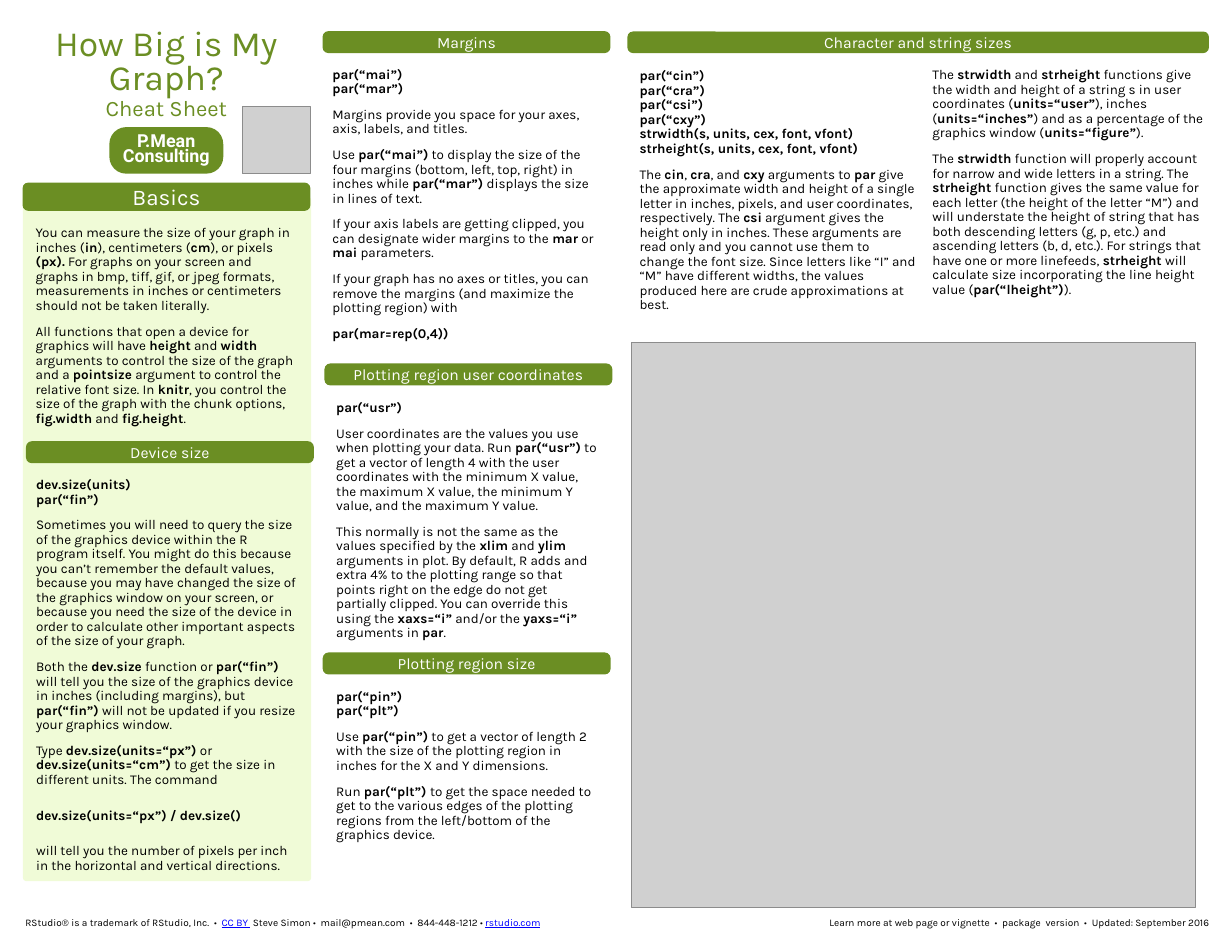
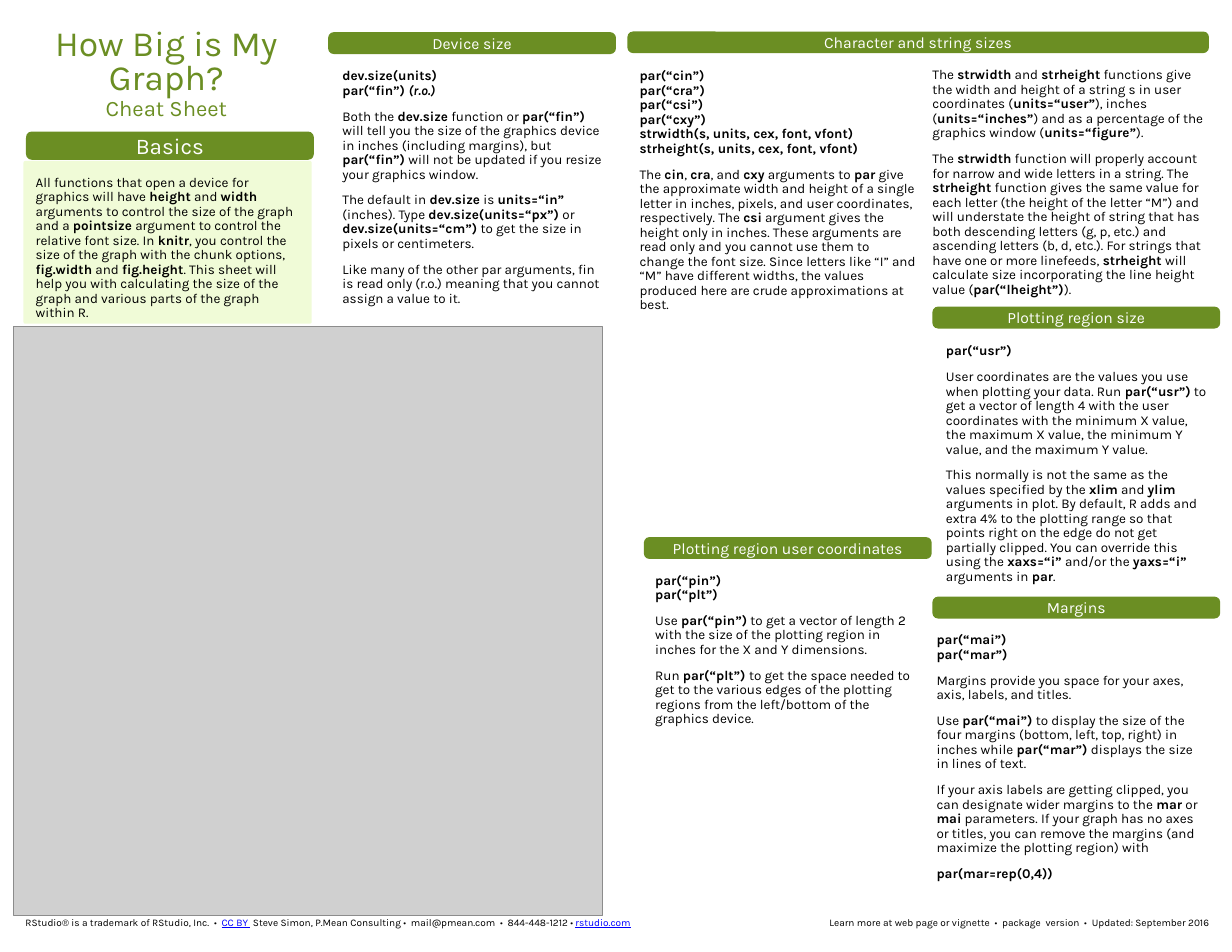
Before and after one commit to pmean/how-big-cheatsheet, a slide deck: slide 1 of how-big-is-my-graph.pptx. Drawn at 1232x952 pixels with LibreOffice and Linux fonts; fonts in the diff are those of the drawing; grey boxes stand for pictures. Boxes give left, top, right and bottom in pixels: in the first picture for what was removed or moved away, otherwise in the second. Text is boxed around its words. In the diff, an @@ line names an element or a change of style, - is before the commit and + after.

```diff
--- a/how-big-is-my-graph.pptx
+++ b/how-big-is-my-graph.pptx
@@ rounded rectangle "Device size": place and size @@
-rounded rectangle "Device size" at [26,441,314,463]
+rounded rectangle "Device size" at [328,32,616,54]
@@ text "dev.size(units) par(“fin”) (r.o.)": place and size @@
-text "dev.size(units) par(“fin”) (r.o.)" at [36,479,296,784]
+text "dev.size(units) par(“fin”) (r.o.)" at [342,70,602,306]
@@ text at [342,70,437,98]: text changed; bold on @@
-dev.size(units)
-par(“fin”)
-Sometimes you will need to query the size of the graphics device within the R program itself. You might do this because you can’t remember the default values, because you may have changed the size of the graphics window on your screen, or because you need the size of the device in order to calculate other important aspects of the size of your graph.
+dev.size(units)
+par(“fin”) (r.o.)
@@ picture removed at [242,106,310,173] @@
@@ rounded rectangle "Basics": place and size @@
-rounded rectangle "Basics" at [23,182,310,210]
+rounded rectangle "Basics" at [26,131,314,160]
@@ rounded rectangle removed at [110,127,223,174] @@
-P.Mean
-Consulting
@@ rounded rectangle: place and size @@
-rounded rectangle at [23,197,310,881]
+rounded rectangle at [23,161,311,324]
@@ text at [36,177,293,317]: text changed @@
-You can measure the size of your graph in inches (in), centimeters (cm), or pixels (px). For graphs on your screen and graphs in bmp, tiff, gif, or jpeg formats, measurements in inches or centimeters should not be taken literally.
-All functions that open a device for graphics will have height and width arguments to control the size of the graph and a pointsize argument to control the relative font size. In knitr, you control the size of the graph with the chunk options, fig.width and fig.height.
+All functions that open a device for graphics will have height and width arguments to control the size of the graph and a pointsize argument to control the relative font size. In knitr, you control the size of the graph with the chunk options, fig.width and fig.height. This sheet will help you with calculating the size of the graph and various parts of the graph within R.
@@ text at [342,194,600,306]: text changed @@
-Type dev.size(units=“px”) or dev.size(units=“cm”) to get the size in different units. The command
-dev.size(units=“px”) / dev.size()
-will tell you the number of pixels per inch in the horizontal and vertical directions.
+The default in dev.size is units=“in” (inches). Type dev.size(units=“px”) or dev.size(units=“cm”) to get the size in pixels or centimeters.
+Like many of the other par arguments, fin is read only (r.o.) meaning that you cannot assign a value to it.
@@ picture added at [14,327,602,915] @@
@@ rounded rectangle "Plotting region size": place and size @@
-rounded rectangle "Plotting region size" at [323,652,610,674]
+rounded rectangle "Plotting region size" at [932,306,1220,328]
@@ picture removed at [631,343,1196,907] @@
@@ text "par(“usr”)": place and size @@
-text "par(“usr”)" at [336,402,596,641]
+text "par(“usr”)" at [946,345,1206,585]
@@ rounded rectangle "Plotting region user coordinates": place and size @@
-rounded rectangle "Plotting region user coordinates" at [324,364,612,385]
+rounded rectangle "Plotting region user coordinates" at [643,537,931,559]
@@ text "par(“pin”) par(“plt”)": place and size @@
-text "par(“pin”) par(“plt”)" at [336,691,591,843]
+text "par(“pin”) par(“plt”)" at [655,575,910,727]
@@ rounded rectangle "Margins": place and size @@
-rounded rectangle "Margins" at [323,31,610,53]
+rounded rectangle "Margins" at [932,597,1220,618]
@@ text "par(“mai”) par(“mar”)": place and size @@
-text "par(“mai”) par(“mar”)" at [332,69,593,341]
+text "par(“mai”) par(“mar”)" at [937,634,1197,882]
@@ text at [937,785,1197,856]: text changed @@
-If your axis labels are getting clipped, you can designate wider margins to the mar or mai parameters.
-If your graph has no axes or titles, you can remove the margins (and maximize the plotting region) with
+If your axis labels are getting clipped, you can designate wider margins to the mar or mai parameters. If your graph has no axes or titles, you can remove the margins (and maximize the plotting region) with
@@ text at [25,919,630,929]: text changed @@
-RStudio® is a trademark of RStudio, Inc. • CC BY Steve Simon • mail@pmean.com • 844-448-1212 • rstudio.com
+RStudio® is a trademark of RStudio, Inc. • CC BY Steve Simon, P.Mean Consulting • mail@pmean.com • 844-448-1212 • rstudio.com
```
Also in this commit, not shown: 2 other files.
